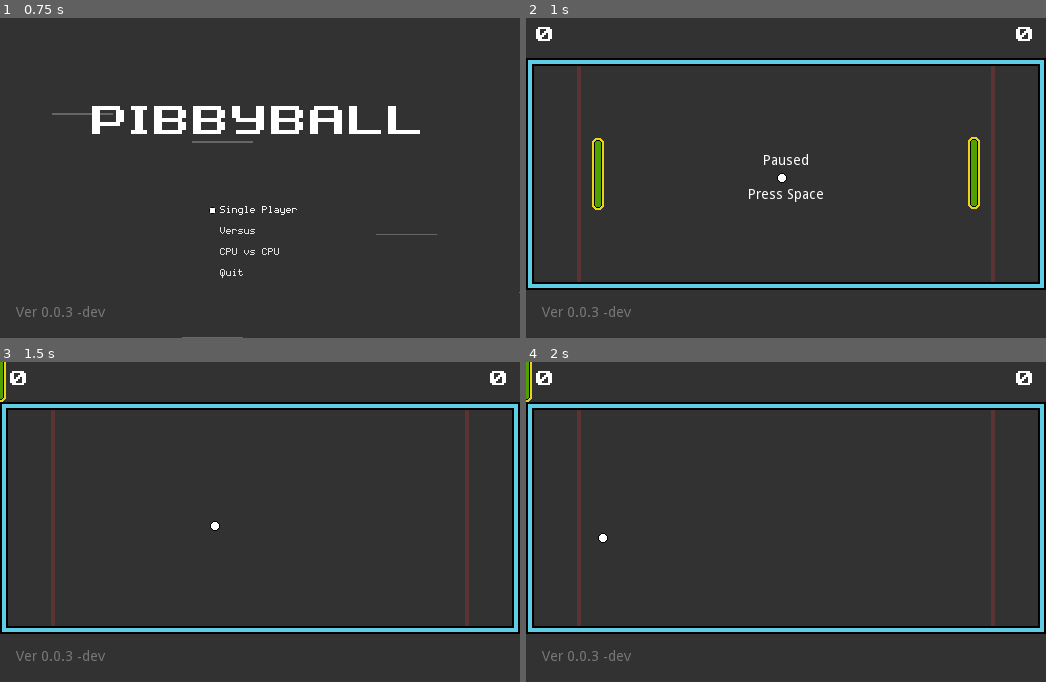
Above: before the commit, frames 1-4 (two rows, left to right).
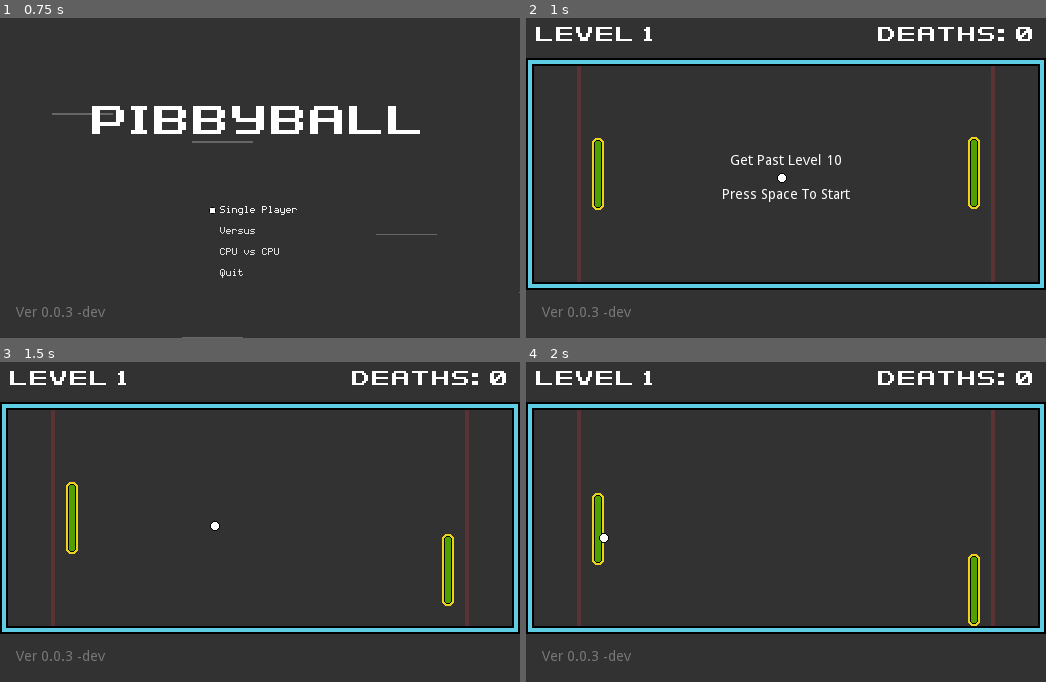
Above: after the commit, the same moments.

Repository: tkshehan/_pong
Game: Godot game, scene res://Main.tscn
Same seed, same stepped clock (60 frames per second), same inputs: the game is played once before the commit and once after it. Sound files missing from this copy of the repository are replaced by a short silence.
Inputs:
- Up to frame 1 (0.75 s): tap Space (pause) at 0.5 s; hold Up (move_up) from 0.53 s (still down)
- Up to frame 2 (1 s): keep holding Up (move_up); tap Enter (ui_accept) at 0.77 s
- Up to frame 3 (1.5 s): tap Space (pause) at 1.25 s; release Up (move_up) at 1.28 s; hold Down (move_down) from 1.28 s (still down)
- Up to frame 4 (2 s): keep holding Down (move_down); tap Enter (ui_accept) at 1.52 s

Frame 1 is identical in both runs. In frame 2, 1.5% of the frame differs, in the area x 1-92%, y 2-58%; in frame 3, 2.0%, in the area x 0-92%, y 0-77%; in frame 4, 2.0%.
Error before the commit: Invalid call to function 'update_scores' in base 'Control (HUD.gd)'. Expected 1 arguments. (res://Game/Game.gd:8)

Commit message:
added winstate for all modes #68fg6h[ready]

Diff:
--- a/Game/Actors/Paddle.gd
+++ b/Game/Actors/Paddle.gd
@@ -7,7 +7,7 @@
 const FRICTION = 0.333
 var max_speed = 500
 
-var fixed_x = get_global_position().x
+var fixed_x = get_position().x
 var grip_position = fixed_x + 4
 
 var connected_ball
--- a/Game/Game.gd
+++ b/Game/Game.gd
@@ -4,8 +4,7 @@
 
 func _ready():
 	$World.spawn_ball()
-	$HUD/PauseMenu.popup_centered()
-	$HUD.update_scores()
+	$HUD.game_start()
 
 func _on_World_goal(side) -> void:
 	if side == "left":
@@ -13,7 +12,7 @@
 	elif side == "right":
 		scores[0] += 1
 	if _is_game_over():
-		pass
+		$HUD.game_over(scores)
 	$HUD.update_scores(scores)
 
 func _is_game_over():
--- a/Game/HUD.gd
+++ b/Game/HUD.gd
@@ -1,9 +1,16 @@
 extends Control
 
-func update_scores(scores):
+func update_scores(scores: Array = [0,0]):
 	if GameState.num_of_players == 1:
-		$Score/HBoxContainer/LeftLabel.text = 'Level ' + str(scores[0] + 1)
-		$Score/HBoxContainer/RightLabel.text = 'Deaths: ' + str(scores[1])
+		$Score/HBoxContainer/LeftLabel.text = 'Level ' + str(scores[1] + 1)
+		$Score/HBoxContainer/RightLabel.text = 'Deaths: ' + str(scores[0])
 	else:
-		$Score/HBoxContainer/LeftLabel.text = str(scores[1])
-		$Score/HBoxContainer/RightLabel.text = str(scores[0])
+		$Score/HBoxContainer/LeftLabel.text = str(scores[0])
+		$Score/HBoxContainer/RightLabel.text = str(scores[1])
+
+func game_start():
+	update_scores()
+	$PauseMenu.game_start()
+
+func game_over(scores: Array):
+	$PauseMenu.game_over(scores)
--- a/GameState.gd
+++ b/GameState.gd
@@ -3,3 +3,6 @@
 var root_scene
 
 var num_of_players
+
+func reset():
+	root_scene.reset()
--- a/Main.gd
+++ b/Main.gd
@@ -29,6 +29,11 @@
 	$Game.add_child(
 		game.instance()
 	)
+
+func reset():
+	$Game.get_child(0).queue_free()
+	var title = load("res://TitleScreen/TitleScreen.tscn").instance()
+	$GUI.add_child(title, true)
 
 func _screen_resized():
 	var window_size = OS.get_window_size()
--- a/PauseMenu.gd
+++ b/PauseMenu.gd
@@ -1,4 +1,5 @@
 extends Popup
+var game_is_over = false
 
 func _ready():
 	var _err = self.connect("about_to_show", self, "_on_popup")
@@ -7,12 +8,32 @@
 func _input(event: InputEvent) -> void:
 	if event.is_action_pressed("pause"):
 		if !visible:
+			$Label.text = 'Paused\n\nPress Space'
 			self.popup_centered()
 		else:
 			visible = false
+			if game_is_over:
+				GameState.reset()
 
 func _on_popup():
 	get_tree().paused = true
 
 func _on_hide():
 	get_tree().paused = false
+
+func game_start():
+	if GameState.num_of_players == 1:
+		$Label.text = 'Get Past Level 10\n\nPress Space To Start'
+	else:
+		$Label.text = 'First To 5\n\nPress Space To Start'
+	self.popup_centered()
+
+func game_over(scores):
+	if GameState.num_of_players == 1:
+		$Label.text = "Congratulations\nYou Died " + str(scores[0]) + " times."
+	else:
+		var winner = "Player 1" if scores[0] >= 5 else "Player 2"
+		$Label.text = winner + " Wins."
+
+	game_is_over = true
+	self.popup_centered()
--- a/TitleScreen/TitleScreen.gd
+++ b/TitleScreen/TitleScreen.gd
@@ -3,5 +3,5 @@
 onready var Menu = load("res://TitleScreen/Title_Menu.tscn").instance()
 
 
-func _on_Press_Start_tree_exited() -> void:
+func _on_PressStart_tree_exited() -> void:
 	call_deferred("add_child", Menu)
--- a/TitleScreen/TitleScreen.tscn
+++ b/TitleScreen/TitleScreen.tscn
@@ -24,7 +24,7 @@
 size = 32
 font_data = ExtResource( 1 )
 
-[node name="Title Screen" type="Control"]
+[node name="TitleScreen" type="Control"]
 anchor_right = 1.0
 anchor_bottom = 1.0
 script = ExtResource( 5 )
@@ -32,9 +32,9 @@
 "_edit_use_anchors_": false
 }
 
-[node name="Title_Animation" type="Node2D" parent="."]
+[node name="TitleAnimation" type="Node2D" parent="."]
 
-[node name="Particles2D" type="Particles2D" parent="Title_Animation"]
+[node name="Particles2D" type="Particles2D" parent="TitleAnimation"]
 position = Vector2( 600, 160 )
 scale = Vector2( -60.7433, 1.79412 )
 amount = 7
@@ -57,7 +57,7 @@
 "_edit_use_anchors_": false
 }
 
-[node name="Press Start" type="Label" parent="."]
+[node name="PressStart" type="Label" parent="."]
 margin_top = 216.0
 margin_right = 520.0
 margin_bottom = 234.0
@@ -68,4 +68,4 @@
 __meta__ = {
 "_edit_use_anchors_": false
 }
-[connection signal="tree_exited" from="Press Start" to="." method="_on_Press_Start_tree_exited"]
+[connection signal="tree_exited" from="PressStart" to="." method="_on_PressStart_tree_exited"]
--- a/TitleScreen/Title_Menu.gd
+++ b/TitleScreen/Title_Menu.gd
@@ -2,10 +2,10 @@
 
 func _ready() -> void:
 	get_node("HBoxContainer/SinglePlayer").grab_focus()
-	$HBoxContainer/SinglePlayer.connect("pressed", GameState.root_scene, "_on_start_1p")
-	$HBoxContainer/TwoPlayer.connect("pressed", GameState.root_scene, "_on_start_2p")
-	$HBoxContainer/Demo.connect("pressed", GameState.root_scene, "_on_start_0p")
-	$HBoxContainer/Quit.connect("pressed", self, "quit_game")
+	var _err = $HBoxContainer/SinglePlayer.connect("pressed", GameState.root_scene, "_on_start_1p")
+	_err = $HBoxContainer/TwoPlayer.connect("pressed", GameState.root_scene, "_on_start_2p")
+	_err = $HBoxContainer/Demo.connect("pressed", GameState.root_scene, "_on_start_0p")
+	_err = $HBoxContainer/Quit.connect("pressed", self, "quit_game")
 
 func quit_game():
 	get_tree().quit()
Not shown, added: PauseMenu.tscn.tmp
